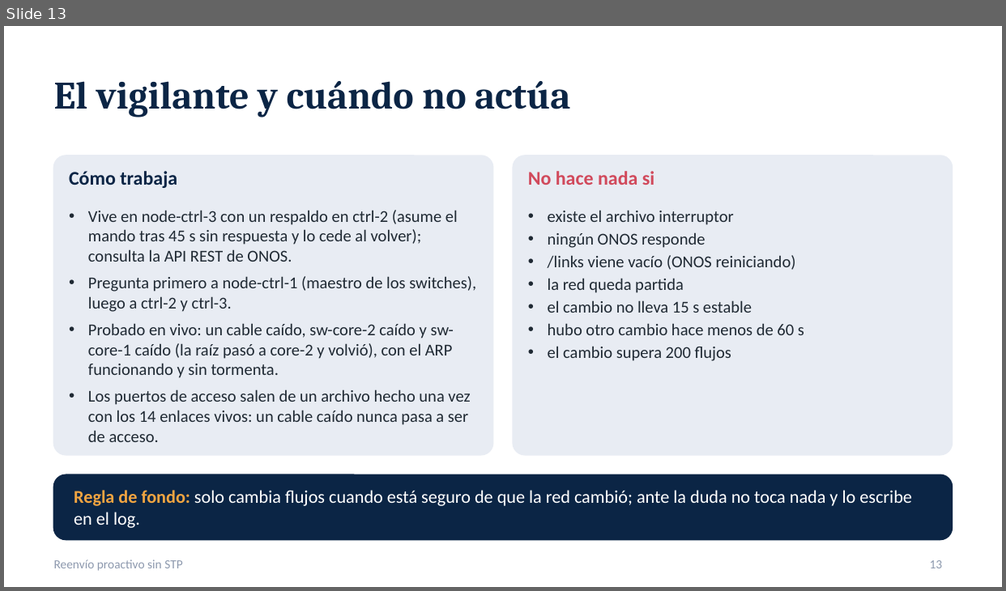
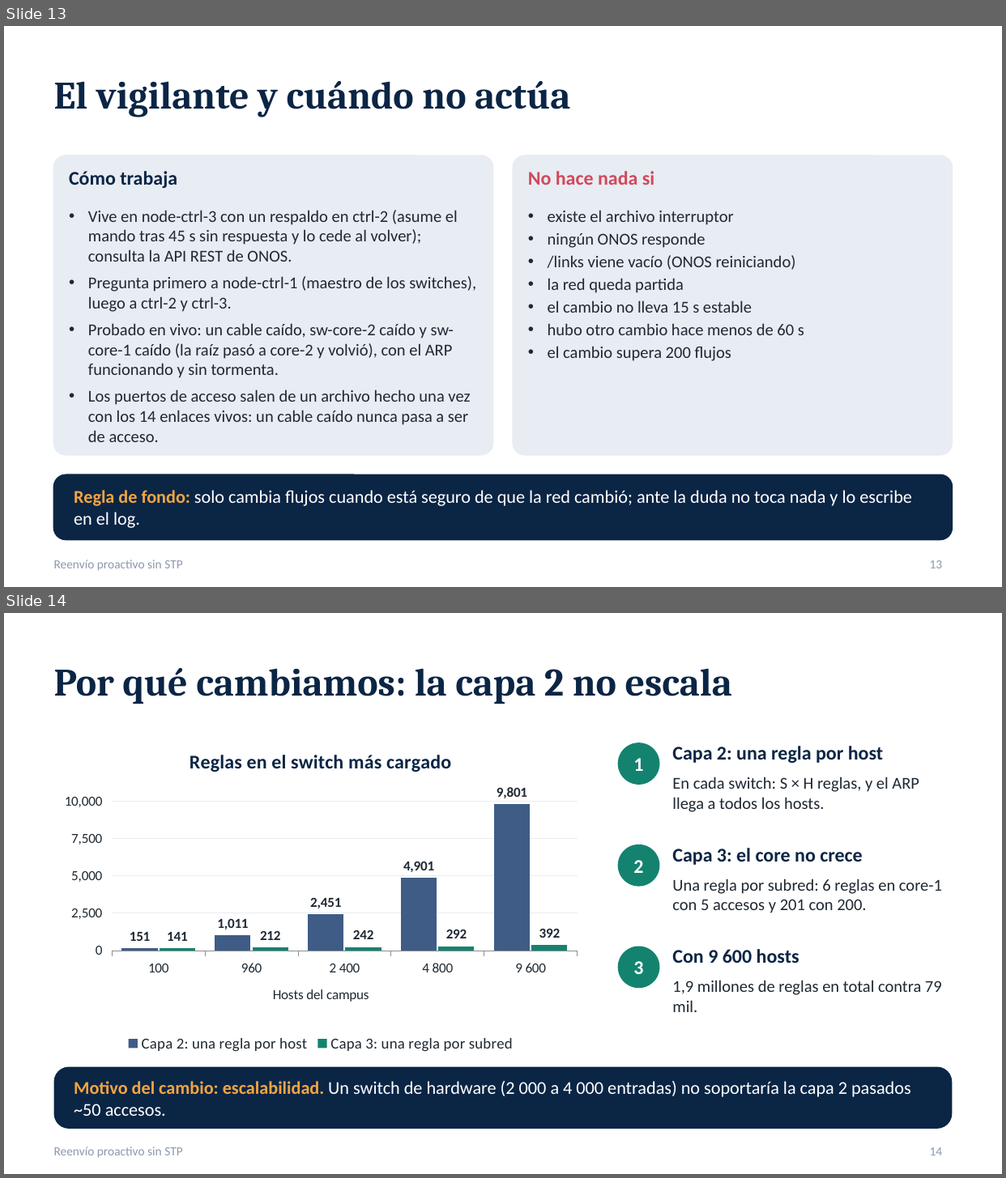
Before and after one commit to SergioAnderson123/proyecto-sdn, a slide deck: docs/Reenvio_proactivo_sin_STP.pptx. Shown one above the other, each under a label of ours: slide 13 before the commit, slides 13 and 14 after it. The pictures are 1006x591 and 1006x1178 pixels, drawn with LibreOffice and Linux fonts; fonts in the diff are those of the drawing. Boxes give left, top, right and bottom in pixels: in the first picture for what was removed or moved away, otherwise in the second. Text is boxed around its words. In the diff, an @@ line names an element or a change of style, - is before the commit and + after.

Commit message:
presentacion: capa 3 por subredes (motivo: escalabilidad, frente a los intents, flujos de la tabla 60, apps Gateway ARP y DHCP por subred, vigilante en capa 3 y resultados en vivo); portada, comparacion con intents y cierre actualizados

```diff
--- a/docs/Reenvio_proactivo_sin_STP.pptx
+++ b/docs/Reenvio_proactivo_sin_STP.pptx
@@ slide 14 added at (4, 613, 1002, 1174), background #FFFFFF; not listed: 1 template element that a slide beside it also shows @@
@@ title added at (54, 668, 732, 704), 28 pt, text #0B2545, bold @@
+Por qué cambiamos: la capa 2 no escala
@@ column chart added at (54, 733, 588, 1057) @@
+title "Reglas en el switch más cargado"
+categories: 100, 960, 2 400, 4 800, 9 600
+Capa 2: una regla por host: 151, 1011, 2451, 4901, 9801
+Capa 3: una regla por subred: 141, 212, 242, 292, 392
@@ ellipse added at (618, 743, 659, 785), fill #13836F, 14 pt, text #FFFFFF, bold @@
+1
@@ text added at (672, 746, 883, 763), 14 pt, text #0B2545, bold @@
+Capa 2: una regla por host
@@ text added at (672, 777, 919, 812), 12 pt, text #1F2933 @@
+En cada switch: S × H reglas, y el ARP llega a todos los hosts.
@@ ellipse added at (618, 845, 659, 887), fill #13836F, 14 pt, text #FFFFFF, bold @@
+2
@@ text added at (672, 848, 862, 865), 14 pt, text #0B2545, bold @@
+Capa 3: el core no crece
@@ text added at (672, 879, 942, 914), 12 pt, text #1F2933 @@
+Una regla por subred: 6 reglas en core-1 con 5 accesos y 201 con 200.
@@ ellipse added at (618, 946, 659, 988), fill #13836F, 14 pt, text #FFFFFF, bold @@
+3
@@ text added at (672, 949, 799, 963), 14 pt, text #0B2545, bold @@
+Con 9 600 hosts
@@ text added at (672, 980, 942, 1012), 12 pt, text #1F2933 @@
+1,9 millones de reglas en total contra 79 mil.
@@ rounded rectangle added at (54, 1067, 952, 1129), fill #0B2545 @@
@@ text added at (74, 1081, 911, 1116), 13 pt, text #FFFFFF @@
+Motivo del cambio: escalabilidad. Un switch de hardware (2 000 a 4 000 entradas) no soportaría la capa 2 pasados ~50 accesos.
@@ page number added at (930, 1148, 943, 1156), 9 pt, text #8D99AE @@
+14
```
Also in this commit, not shown: 3 slides changed, 7 other slides added.
